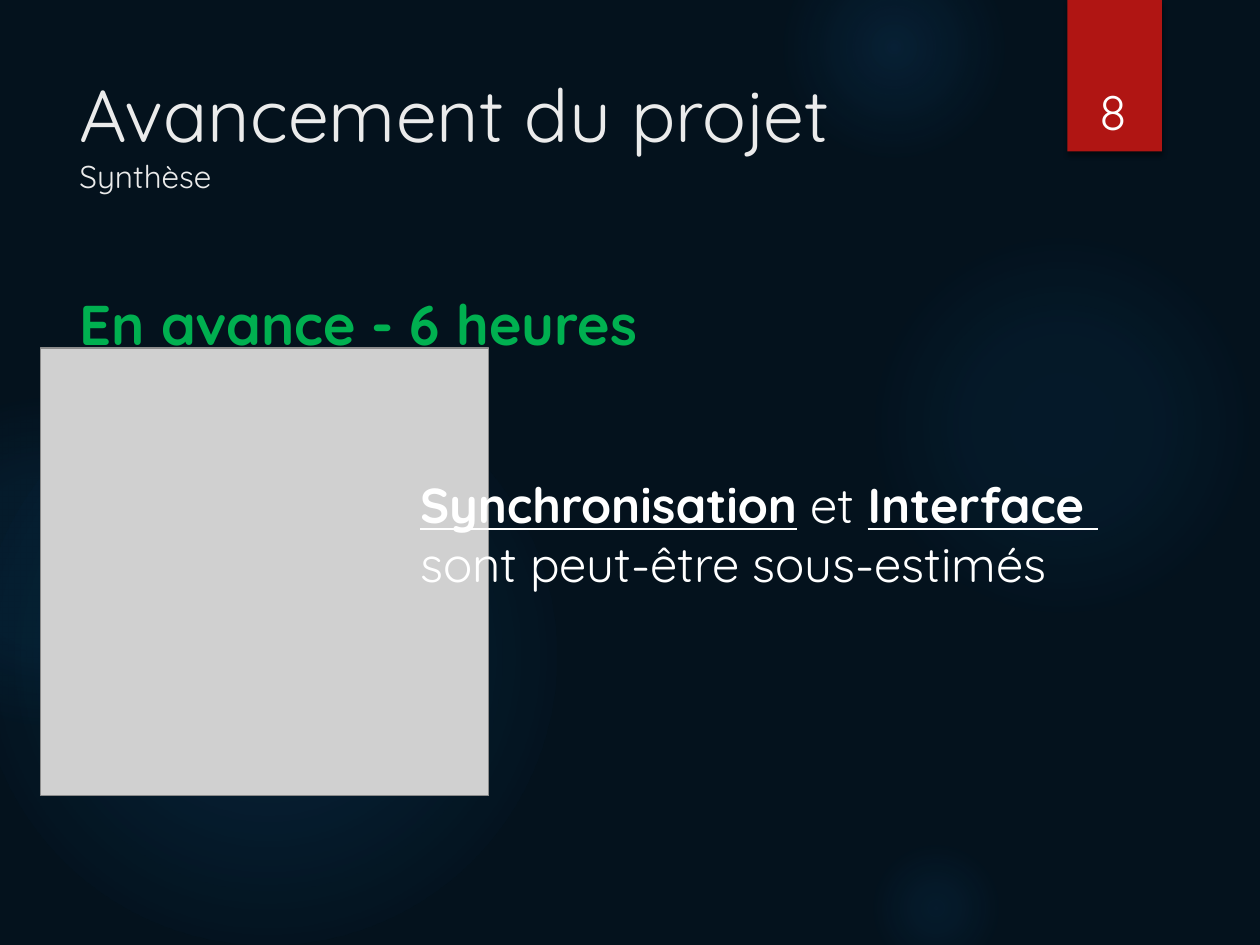
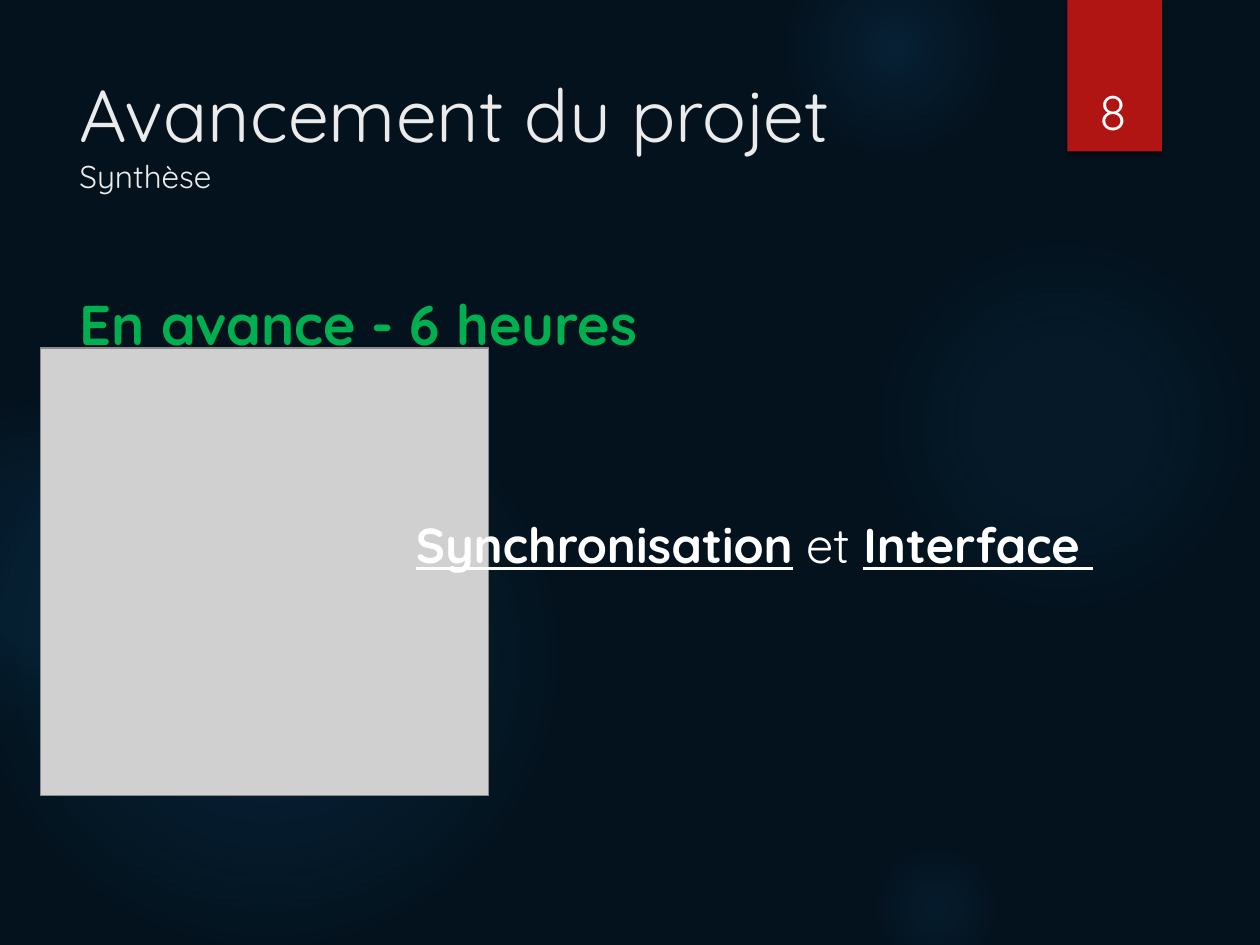
Before and after one commit to aroubaty/PDG_Project, a slide deck: slide 8 of Présentation/Présentation intermédiaire.pptx. Drawn at 1260x945 pixels with LibreOffice and Linux fonts; fonts in the diff are those of the drawing; grey boxes stand for pictures. Boxes give left, top, right and bottom in pixels: in the first picture for what was removed or moved away, otherwise in the second. Text is boxed around its words. In the diff, an @@ line names an element or a change of style, - is before the commit and + after.

```diff
--- a/Présentation/Présentation intermédiaire.pptx
+++ b/Présentation/Présentation intermédiaire.pptx
@@ text "Synchronisation et Interface": place and size @@
-text "Synchronisation et Interface" at <box>420,473,1084,596</box>
+text "Synchronisation et Interface" at <box>416,512,1079,576</box>
@@ text at <box>420,532,1047,596</box>: paragraph removed @@
-sont peut-être sous-estimés
```
Also in this commit, not shown: 5 other slides changed.
